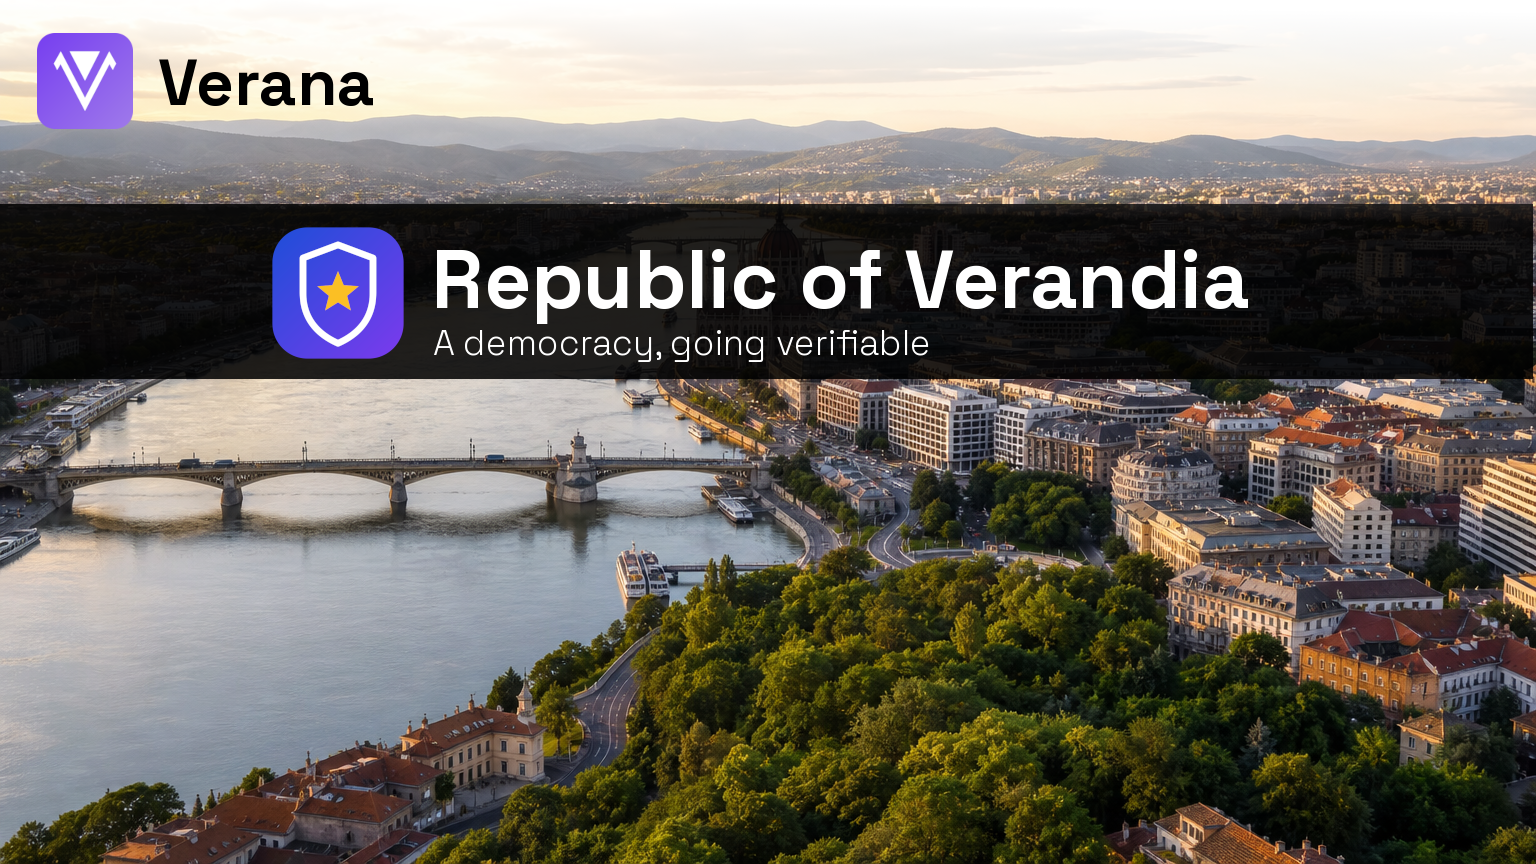
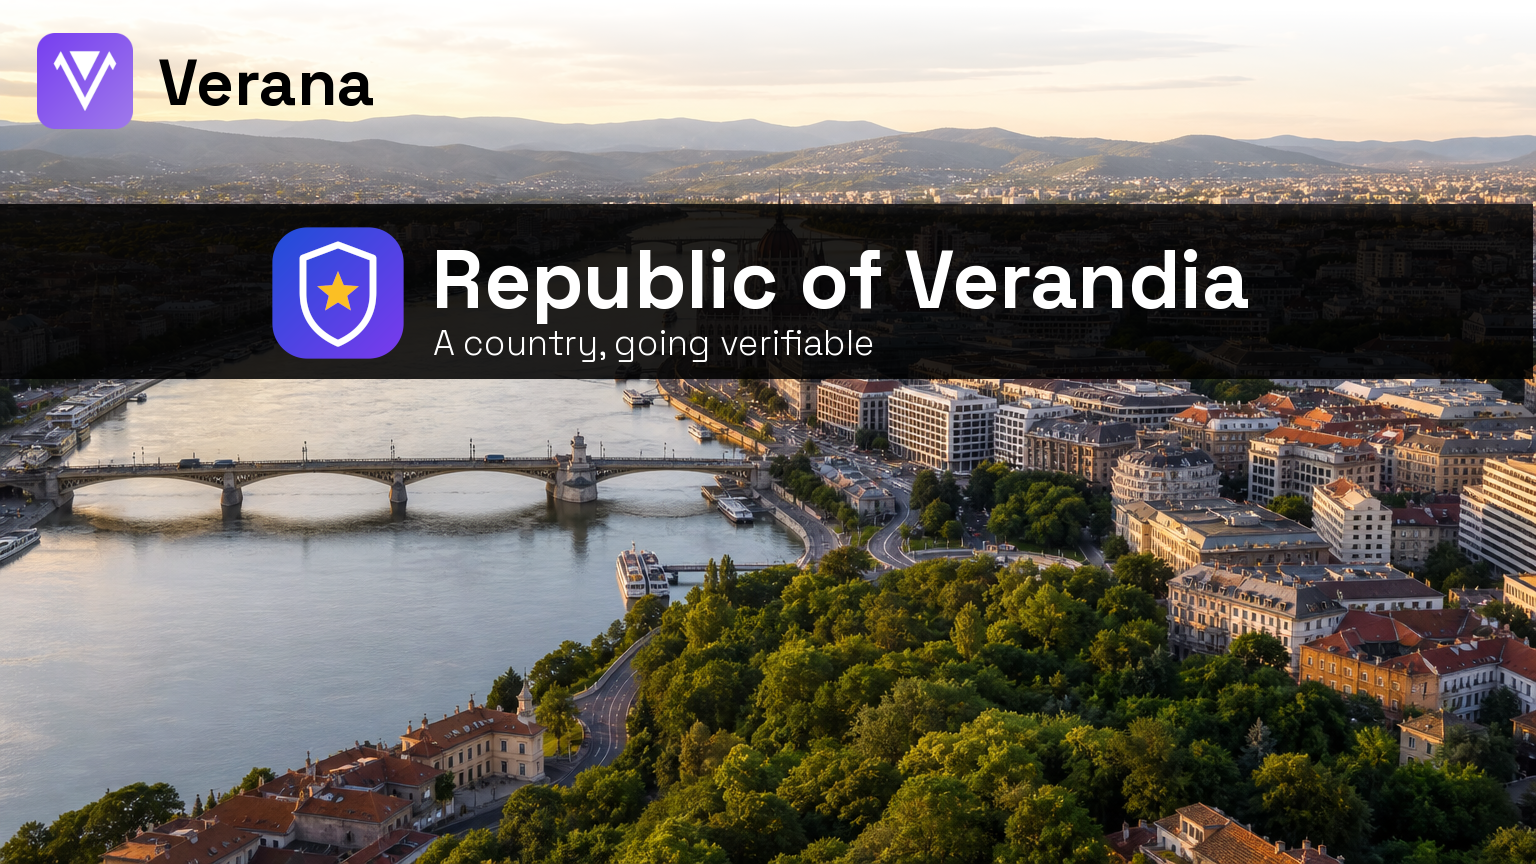
Revision of a layered w=1536, h=864 image; what changed, layer by layer:
renamed "A democracy, going verifiable" to "A country, going verifiable", painted on it over [465, 330, 929, 362]